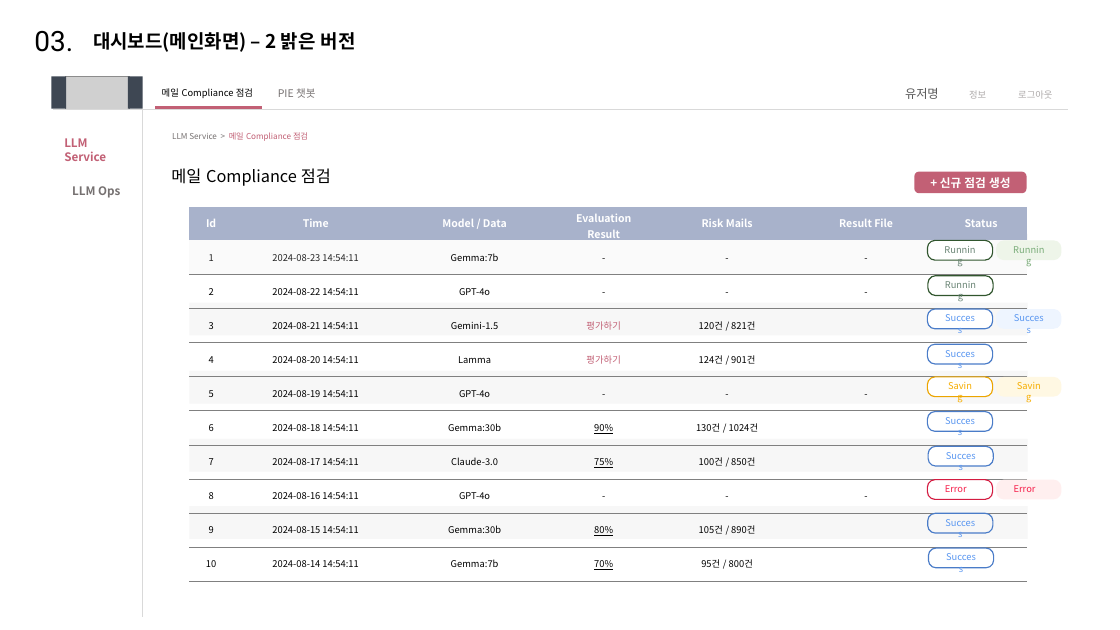
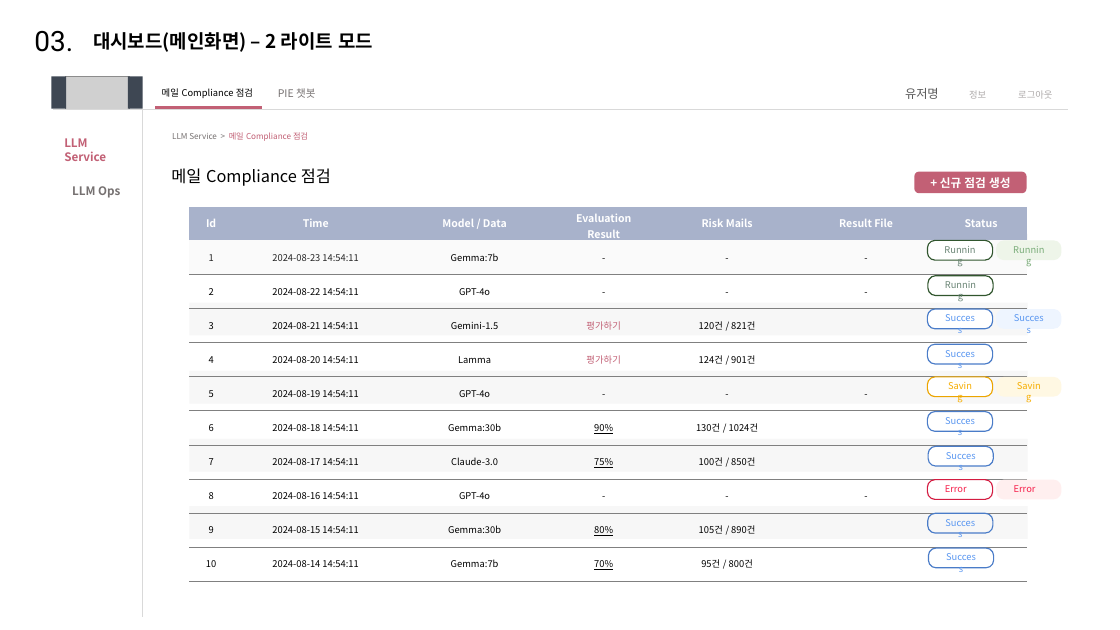
Before and after one commit to xellosPark/LLM_SERVICE_PRT, a slide deck: slide 7 of Doc/LLM서비스.pptx. Drawn at 1120x630 pixels with LibreOffice and Linux fonts; fonts in the diff are those of the drawing; grey boxes stand for pictures; background and template pictures are left out. Boxes give left, top, right and bottom in pixels: in the first picture for what was removed or moved away, otherwise in the second. Text is boxed around its words. In the diff, an @@ line names an element or a change of style, - is before the commit and + after.

Commit message:
ppt 업데이트

```diff
--- a/Doc/LLM서비스.pptx
+++ b/Doc/LLM서비스.pptx
@@ title at <box>93,32,373,52</box>: text changed @@
-대시보드(메인화면) – 2 밝은 버전
+대시보드(메인화면) – 2 라이트 모드
```
Also in this commit, not shown: 3 other slides changed, 6 slides added.
